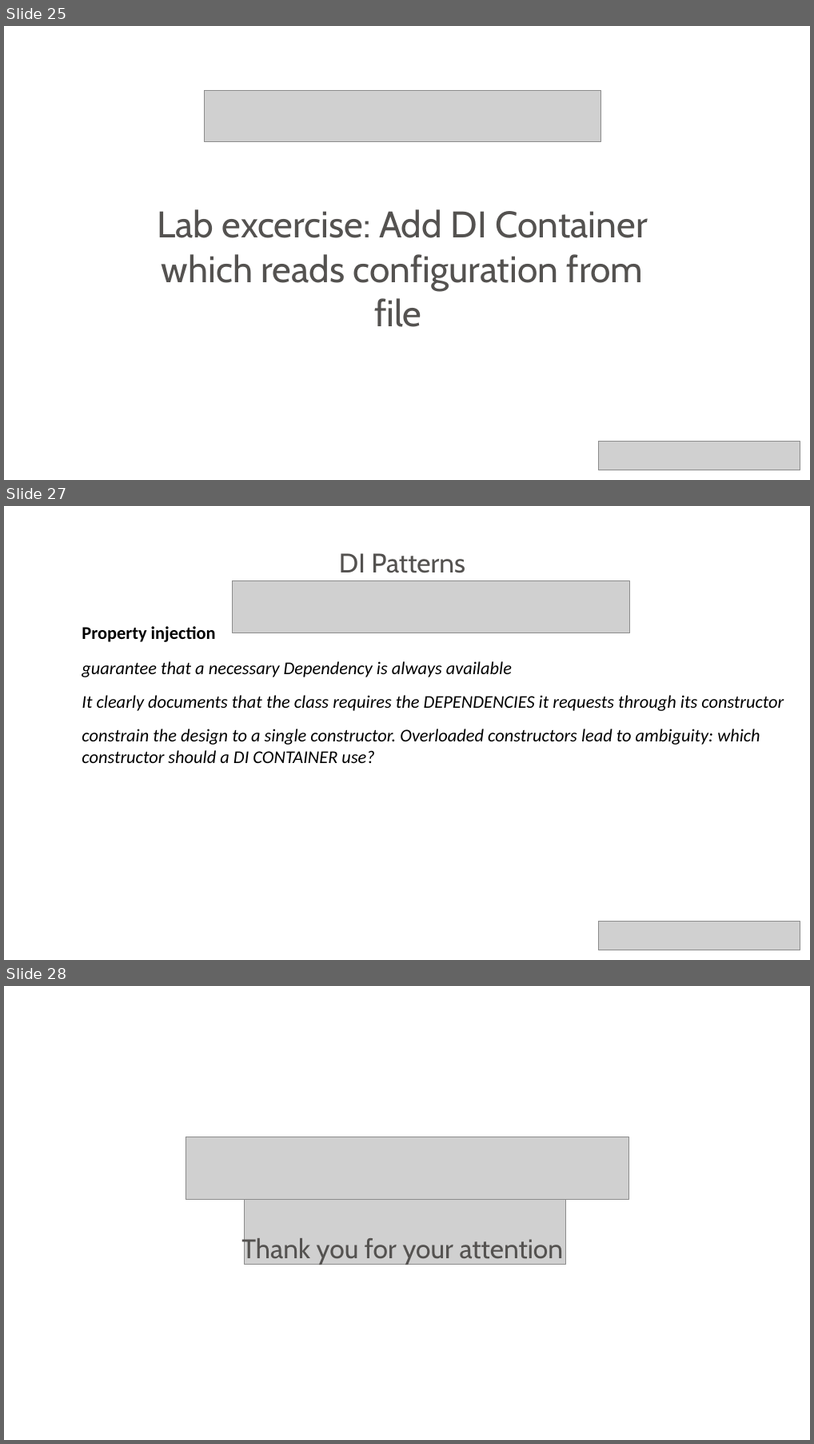
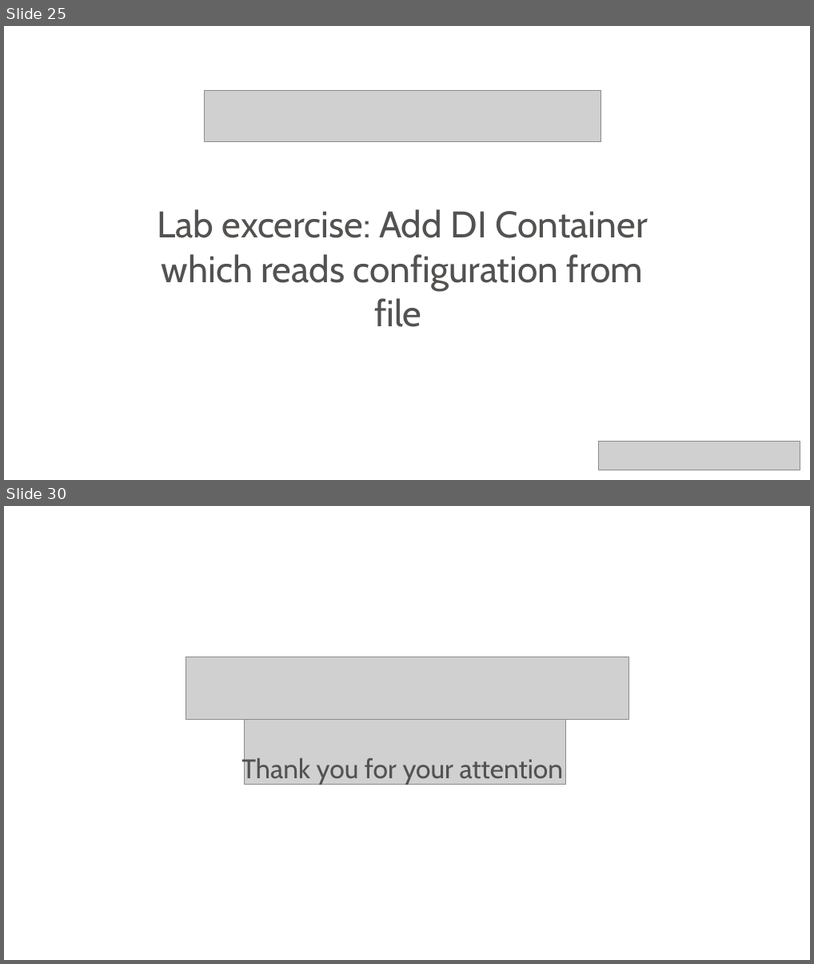
Before and after one commit to neman/DI-Course, a slide deck: DI Course.pptx. Shown one above the other, each under a label of ours: slides 25, 27 and 28 before the commit, slides 25 and 30 after it; the slides between them are not shown. The pictures are 814x1444 and 814x964 pixels, drawn with LibreOffice and Linux fonts; fonts in the diff are those of the drawing; grey boxes stand for pictures; background and template pictures are left out. Boxes give left, top, right and bottom in pixels: in the first picture for what was removed or moved away, otherwise in the second. Text is boxed around its words. In the diff, an @@ line names an element or a change of style, - is before the commit and + after.

```diff
--- a/DI Course.pptx
+++ b/DI Course.pptx
@@ slide 27 removed at (4, 506, 810, 960), background picture (left out) @@
@@ text removed at (339, 553, 466, 573) @@
-DI Patterns
@@ picture removed at (233, 580, 630, 632) @@
@@ text removed at (82, 626, 216, 642) @@
-Property injection
@@ text removed at (82, 661, 512, 677) @@
-guarantee that a necessary Dependency is always available
@@ text removed at (82, 695, 784, 711) @@
-It clearly documents that the class requires the DEPENDENCIES it requests through its constructor
@@ text removed at (82, 728, 760, 763) @@
-constrain the design to a single constructor. Overloaded constructors lead to ambiguity: which constructor should a DI CONTAINER use?
@@ picture removed at (598, 921, 800, 949) @@
@@ what was slide 28 is now slide 30 @@
```
Also in this commit, not shown: 1 slide changed, 3 slides added, 6 other files.
